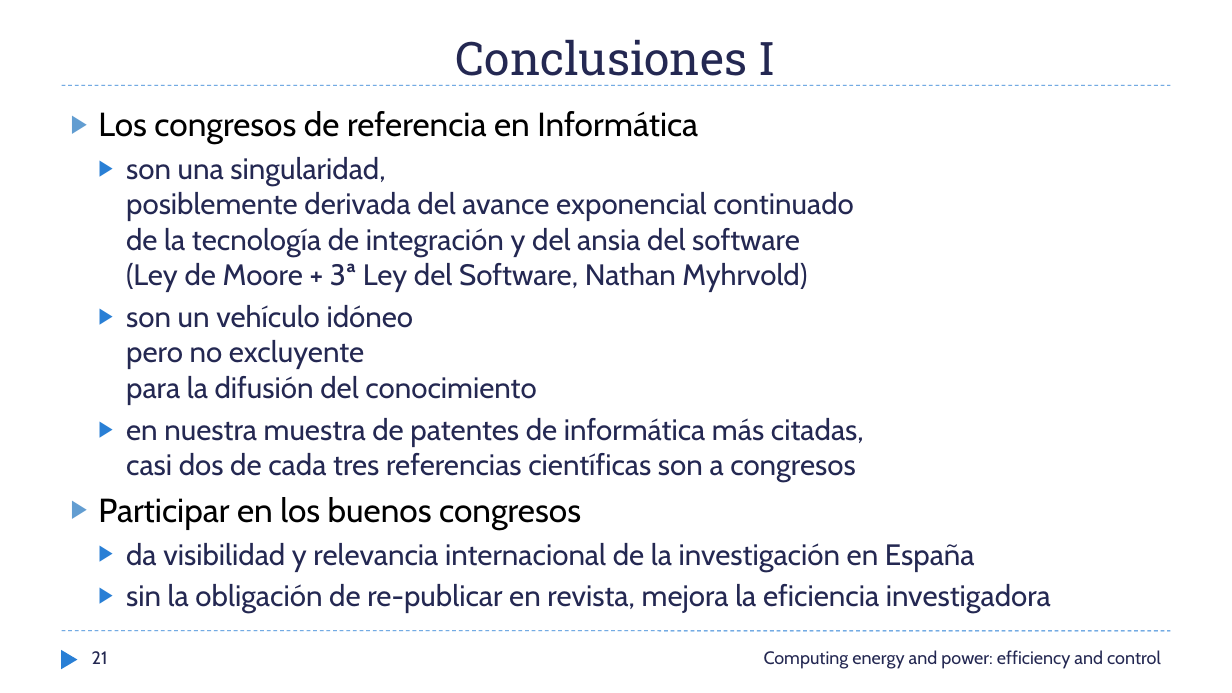
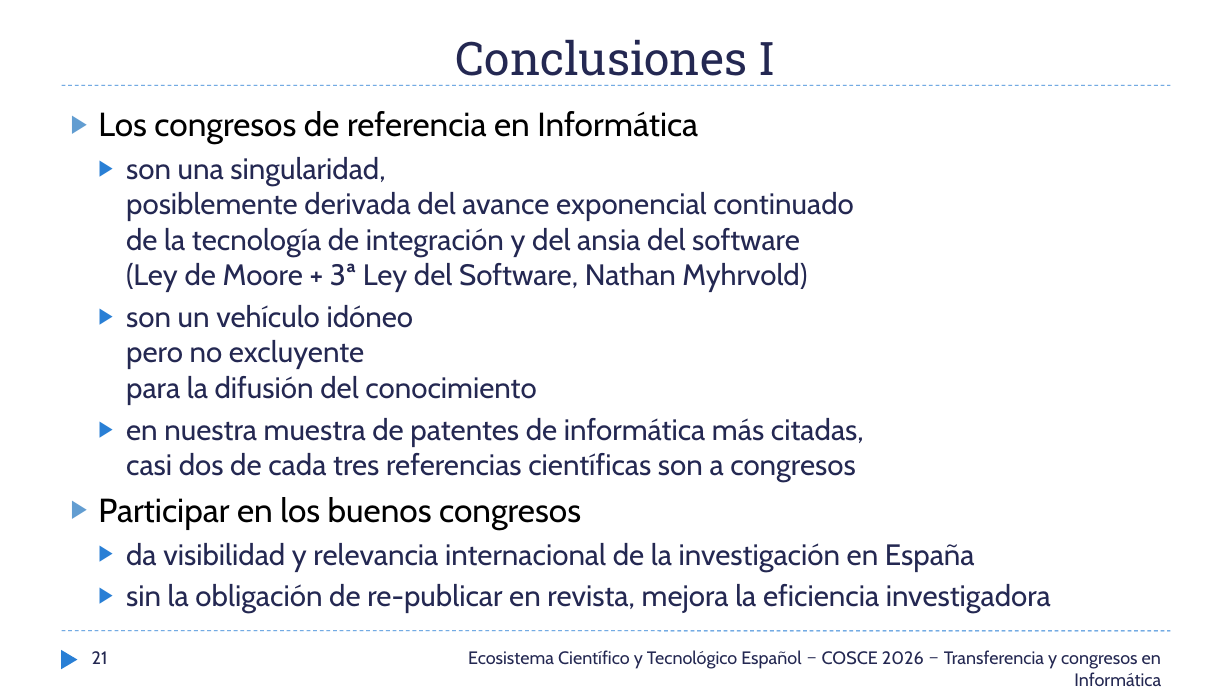
Before and after one commit to AVallecillo/InformeBibliometrico2026, a slide deck: slide 21 of docs/SCIE_JornadaSociedadesCOSCE_24-sept-2026_v05.pptx. Drawn at 1232x693 pixels with LibreOffice and Linux fonts; fonts in the diff are those of the drawing. Boxes give left, top, right and bottom in pixels: in the first picture for what was removed or moved away, otherwise in the second. Text is boxed around its words. In the diff, an @@ line names an element or a change of style, - is before the commit and + after.

```diff
--- a/docs/SCIE_JornadaSociedadesCOSCE_24-sept-2026_v05.pptx
+++ b/docs/SCIE_JornadaSociedadesCOSCE_24-sept-2026_v05.pptx
@@ text at (468, 650, 1161, 687): text changed @@
-Computing energy and power: efficiency and control
+Ecosistema Científico y Tecnológico Español − COSCE 2026 − Transferencia y congresos en Informática
```
Also in this commit, not shown: 16 other slides changed, 2 slides added, 1 slide removed, 3 other files.
